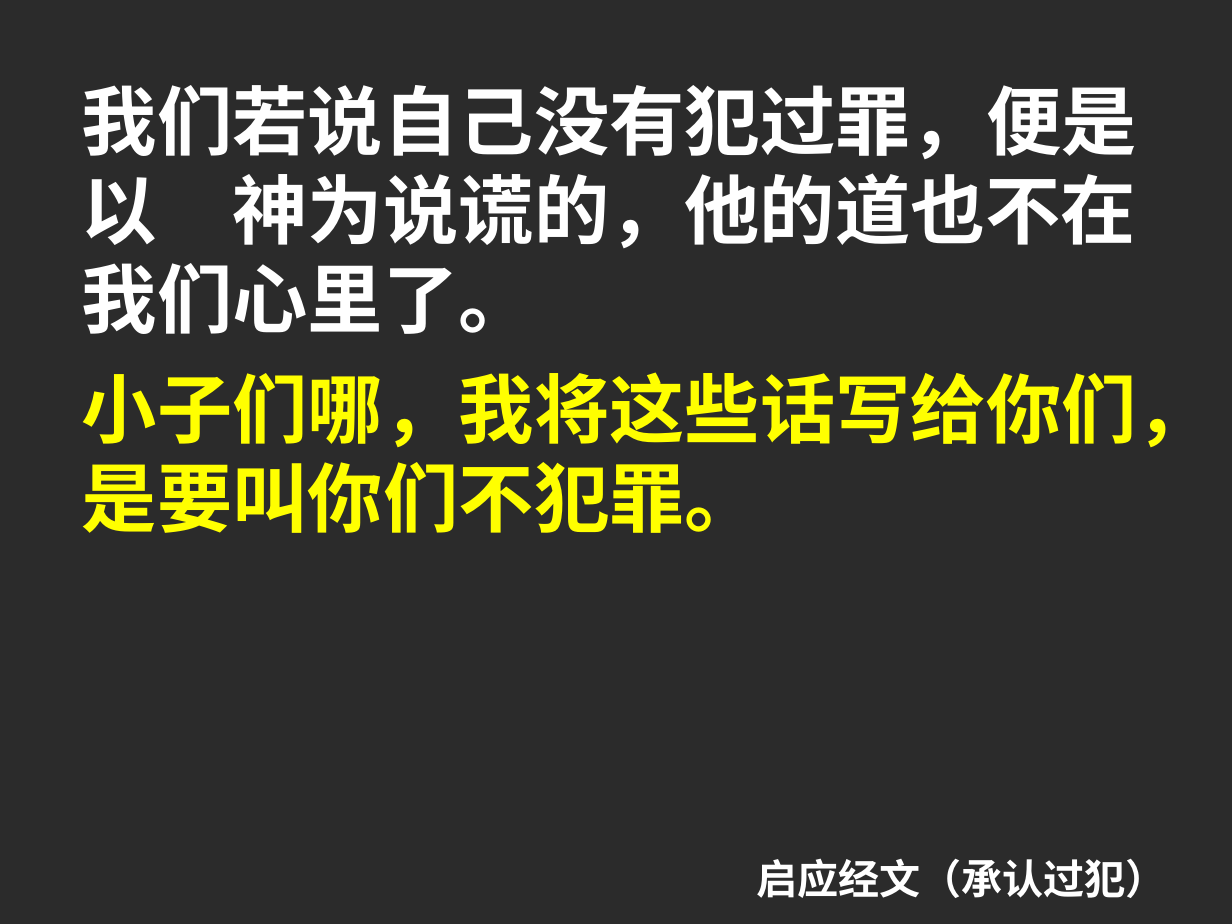
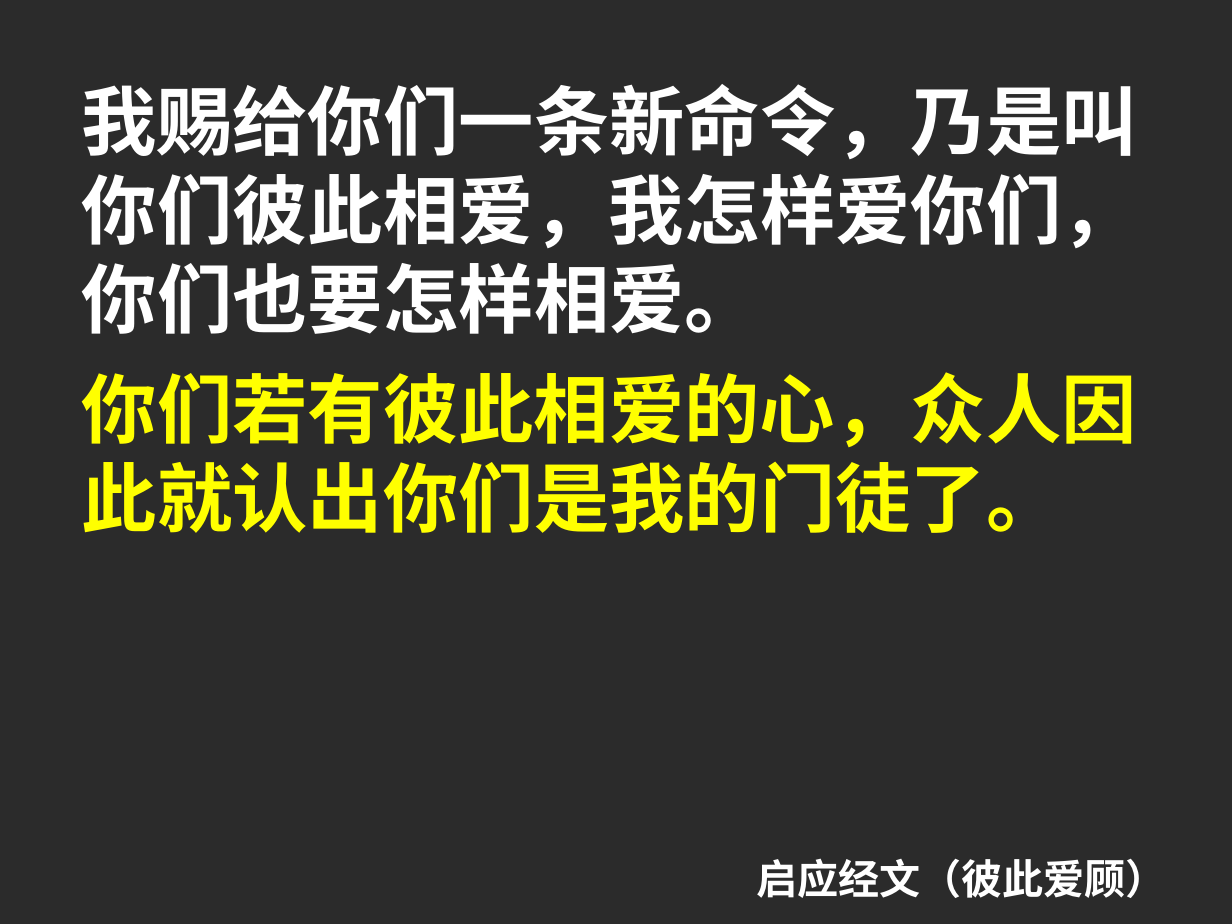
Before and after one commit to jackey-qiu/pyworship, a slide deck: slide 68 of 2023-09-03.pptx (slide 70 before the commit). Drawn at 1232x924 pixels with LibreOffice and Linux fonts; fonts in the diff are those of the drawing; background and template pictures are left out; a plain dark background stands for a picture behind light text. Boxes give left, top, right and bottom in pixels: in the first picture for what was removed or moved away, otherwise in the second. Text is boxed around its words. In the diff, an @@ line names an element or a change of style, - is before the commit and + after.

```diff
--- a/2023-09-03.pptx
+++ b/2023-09-03.pptx
@@ text at box(82, 84, 1137, 533): text changed; font Noto Sans CJK SC to Arial @@
-我们若说自己没有犯过罪，便是以 神为说谎的，他的道也不在我们心里了。
-小子们哪，我将这些话写给你们，是要叫你们不犯罪。
+我赐给你们一条新命令，乃是叫你们彼此相爱，我怎样爱你们，你们也要怎样相爱。
+你们若有彼此相爱的心，众人因此就认出你们是我的门徒了。
@@ text at box(756, 858, 1167, 898): text changed; font Noto Sans CJK SC to Arial @@
-启应经文（承认过犯）
+启应经文（彼此爱顾）
```
Also in this commit, not shown: 38 other slides changed, 82 slides added, 64 slides removed, 14 other files.
